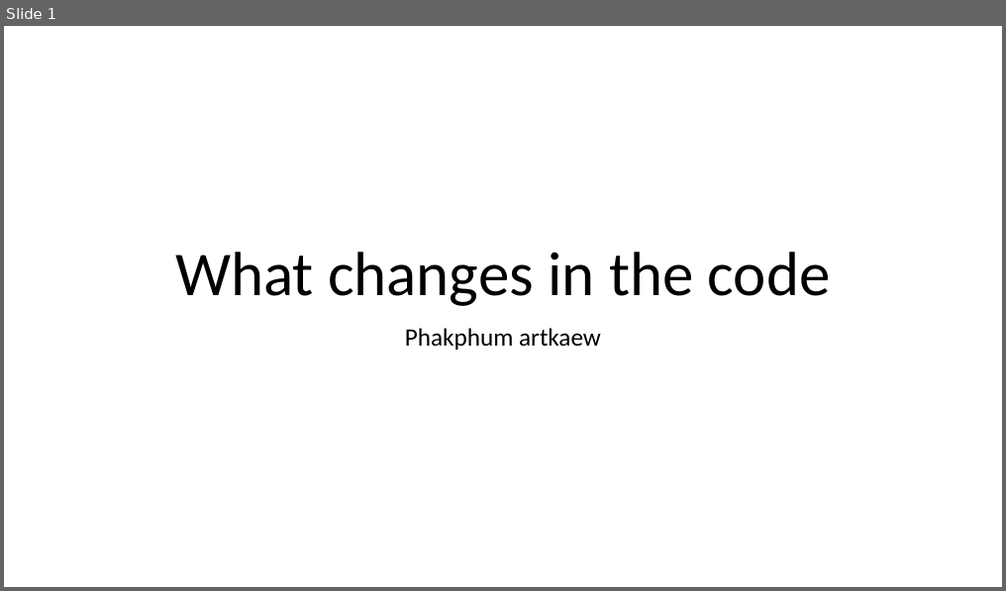
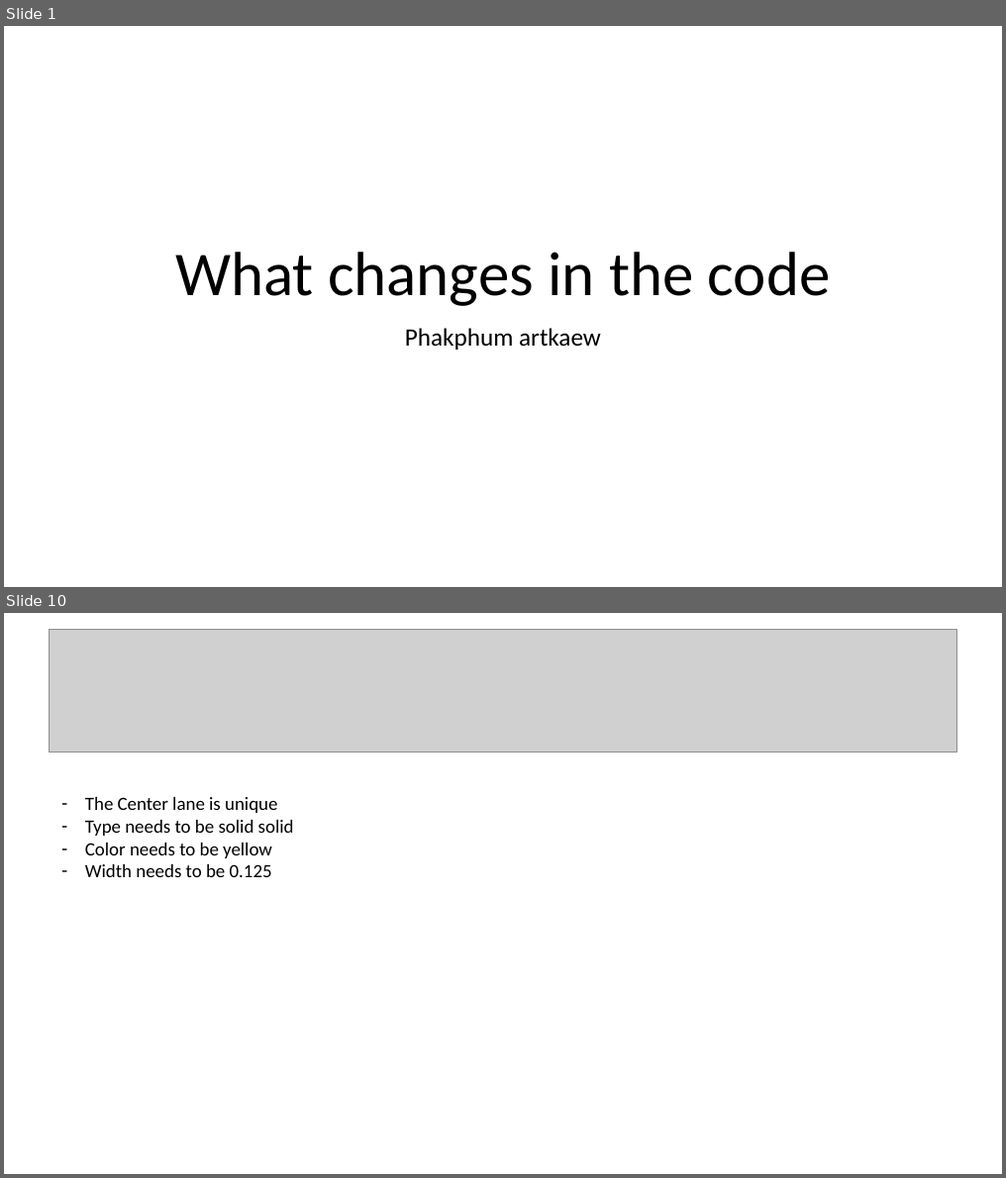
Before and after one commit to ivsg-psu/PathPlanning_MapTools_ParseXODR, a slide deck: Documents/xodr_changes_in_code.pptx. Shown one above the other, each under a label of ours: slide 1 before the commit, slides 1 and 10 after it; the slides between them are not shown. The pictures are 1006x591 and 1006x1178 pixels, drawn with LibreOffice and Linux fonts; fonts in the diff are those of the drawing; grey boxes stand for pictures. Boxes give left, top, right and bottom in pixels: in the first picture for what was removed or moved away, otherwise in the second. Text is boxed around its words. In the diff, an @@ line names an element or a change of style, - is before the commit and + after.

```diff
--- a/Documents/xodr_changes_in_code.pptx
+++ b/Documents/xodr_changes_in_code.pptx
@@ slide 10 added at [4,613,1002,1174], background #FFFFFF @@
@@ picture added at [49,629,957,752] @@
@@ text added at [85,797,294,877], 18 pt, text #000000 @@
+– The Center lane is unique
+– Type needs to be solid solid
+– Color needs to be yellow
+– Width needs to be 0.125
```
Also in this commit, not shown: 8 other slides added, 1 slide removed.
